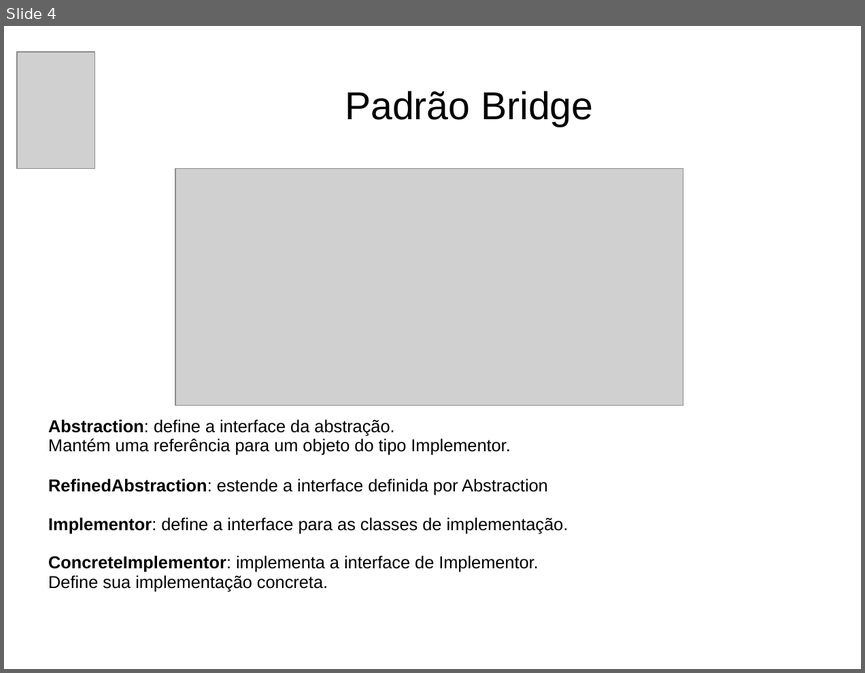
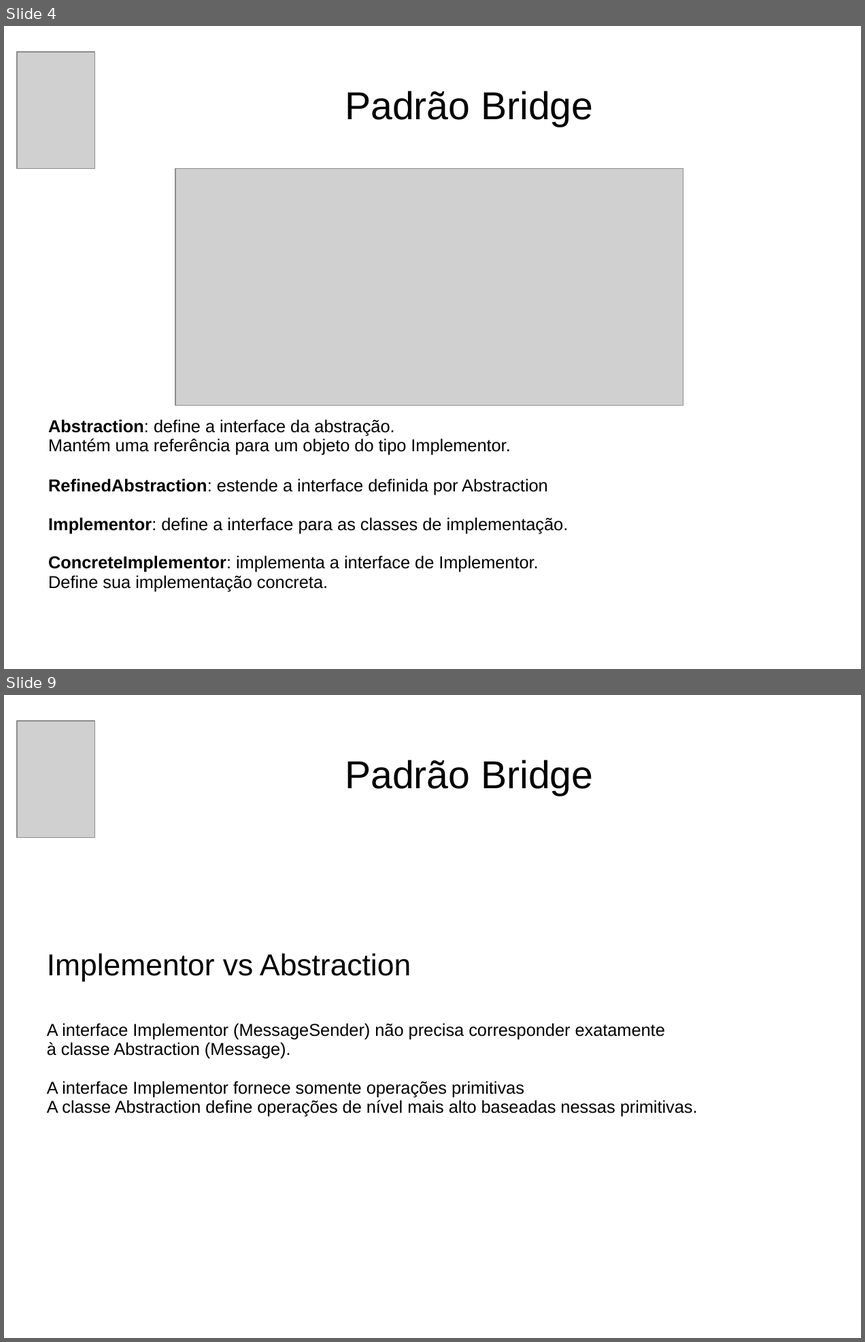
Before and after one commit to andrePfeiffer/Padroes, a slide deck: arquivos/Apresentação PSI.ppt. Shown one above the other, each under a label of ours: slide 4 before the commit, slides 4 and 9 after it; the slides between them are not shown. The pictures are 865x673 and 865x1342 pixels, drawn with LibreOffice and Linux fonts; fonts in the diff are those of the drawing; grey boxes stand for pictures; background and template pictures are left out. Boxes give left, top, right and bottom in pixels: in the first picture for what was removed or moved away, otherwise in the second. Text is boxed around its words. In the diff, an @@ line names an element or a change of style, - is before the commit and + after.

```diff
--- a/arquivos/Apresentação PSI.ppt
+++ b/arquivos/Apresentação PSI.ppt
@@ slide 9 added at box(4, 695, 861, 1338), background #FFFFFF @@
@@ picture added at box(17, 721, 96, 837) @@
@@ title added at box(345, 760, 593, 796), 36 pt, text #000000 @@
+Padrão Bridge
@@ subtitle added at box(47, 953, 698, 1117), 16 pt, text #000000 @@
+Implementor vs Abstraction
+A interface Implementor (MessageSender) não precisa corresponder exatamente
+à classe Abstraction (Message).
+A interface Implementor fornece somente operações primitivas
+A classe Abstraction define operações de nível mais alto baseadas nessas primitivas.
```
Also in this commit, not shown: 1 slide changed, 13 other slides added, 3 other files.
